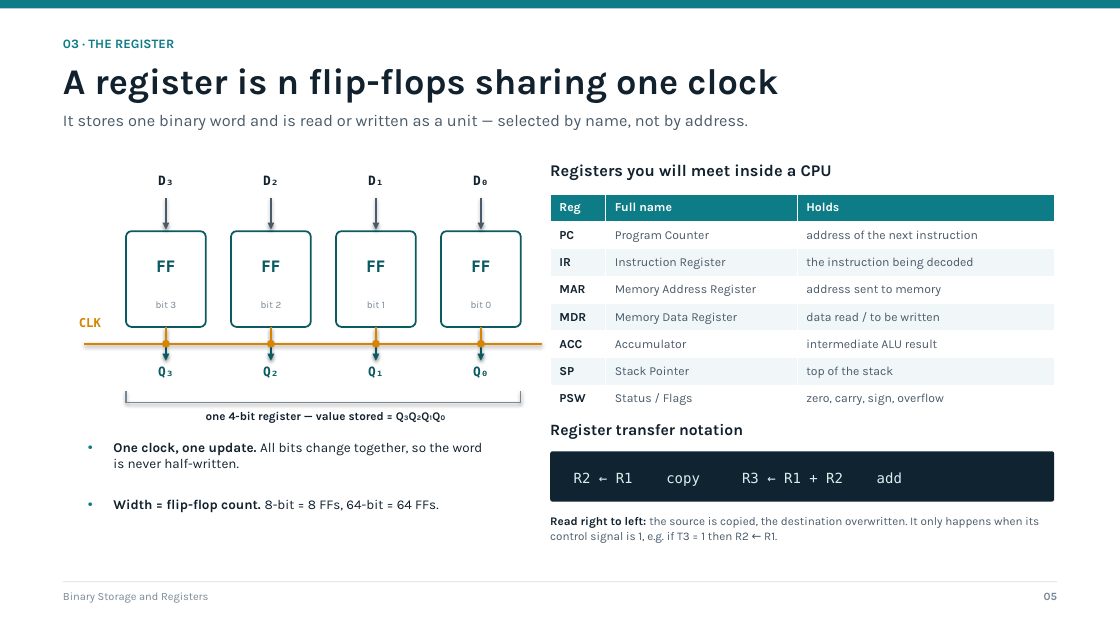
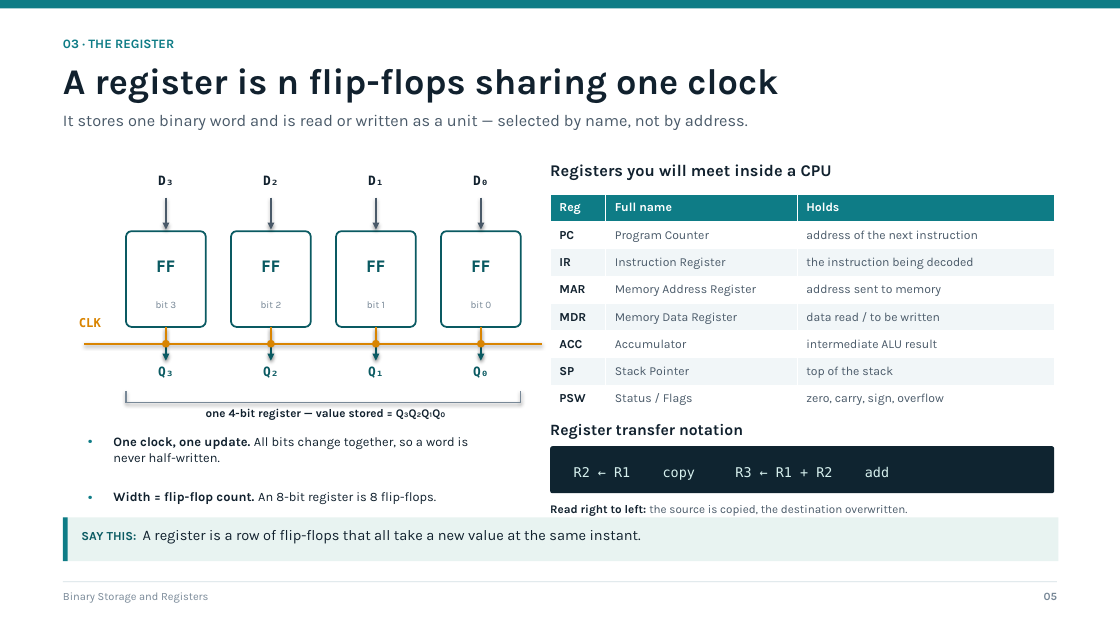
Before and after one commit to abhigyant167/LabNexus, a slide deck: slide 5 of presentations/coa/Binary_Storage_and_Registers_8slides_COA.pptx. Drawn at 1120x630 pixels with LibreOffice and Linux fonts; fonts in the diff are those of the drawing. Boxes give left, top, right and bottom in pixels: in the first picture for what was removed or moved away, otherwise in the second. Text is boxed around its words. In the diff, an @@ line names an element or a change of style, - is before the commit and + after.

```diff
--- a/presentations/coa/Binary_Storage_and_Registers_8slides_COA.pptx
+++ b/presentations/coa/Binary_Storage_and_Registers_8slides_COA.pptx
@@ text "•" at [88,433,108,458]: size 11.5 to 11 pt @@
@@ text at [113,437,469,462]: text changed; size 11.5 to 11 pt @@
-One clock, one update. All bits change together, so the word is never half-written.
+One clock, one update. All bits change together, so a word is never half-written.
@@ rounded rectangle: place and size @@
-rounded rectangle at [550,451,1054,502]
+rounded rectangle at [550,446,1054,493]
@@ text "R2 ← R1 copy R3 ..." at [574,467,889,480]: size 12 to 11.5 pt @@
@@ text "•" at [88,488,108,513]: size 11.5 to 11 pt @@
@@ text "•": place and size @@
-text "•" at [88,495,108,520]
+text "•" at [88,488,108,513]
@@ text at [113,492,436,504]: text changed; size 11.5 to 11 pt @@
-Width = flip-flop count. 8-bit = 8 FFs, 64-bit = 64 FFs.
+Width = flip-flop count. An 8-bit register is 8 flip-flops.
@@ text at [550,505,907,516]: text changed @@
-Read right to left: the source is copied, the destination overwritten. It only happens when its control signal is 1, e.g. if T3 = 1 then R2 ← R1.
+Read right to left: the source is copied, the destination overwritten.
@@ rectangle added at [63,518,1059,561], fill #E8F3F1 @@
@@ rectangle added at [63,518,68,561], fill #0E7C86 @@
@@ text added at [81,530,641,544], 12.5 pt, text #11212E @@
+SAY THIS: A register is a row of flip-flops that all take a new value at the same instant.
```
Also in this commit, not shown: 6 other slides changed, 7 other files.
